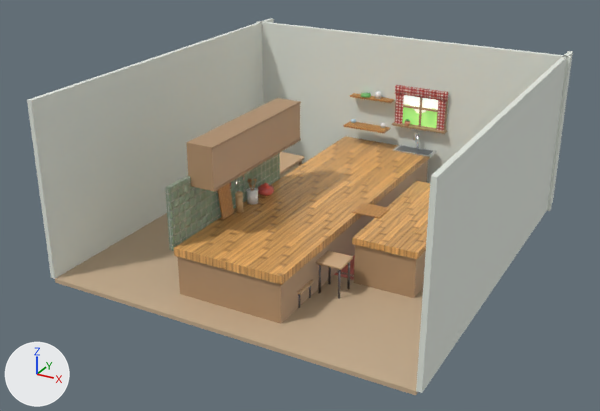
The glTF model assets/models/kitchen_environment.glb: old version first, new version second.
One viewpoint serves both versions: a 50 mm camera at (45.9, -88.7, 41.9) aimed at (-0.9, -3.7, -0.6). Every picture has the same lights, and +X, +Y and +Z are marked at lower left. The first picture is the older version. Vertices at exactly the same position are counted once.

Objects in the first picture: 'JoinedAsset'.
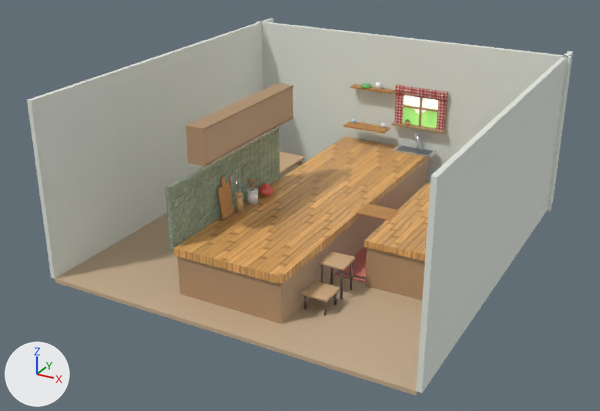
What differs and where, as boxes (x1, y1, x2, y2) in the pictures (600 x 411 px; the box of a moved part takes in the faces that stretch with it):
```json
{"part": 1, "of": "me_cube", "change": "moved or reshaped", "before": [352, 181, 430, 259], "after": [364, 183, 430, 261]}
{"part": 2, "of": "me_cube", "change": "moved or reshaped", "before": [354, 245, 426, 298], "after": [365, 248, 425, 300]}
{"part": 3, "of": "me_cube", "change": "moved or reshaped", "before": [186, 98, 300, 191], "after": [186, 83, 293, 166]}
{"part": 4, "of": "me_cube", "change": "moved or reshaped", "before": [334, 272, 354, 280], "after": [334, 271, 366, 282], "on screen": "mostly hidden"}
{"part": 5, "of": "me_cube", "change": "moved or reshaped", "before": [341, 255, 355, 275], "after": [338, 247, 367, 278], "on screen": "mostly hidden before"}
{"part": 6, "of": "me_cube", "change": "moved or reshaped", "before": [337, 271, 354, 277], "after": [337, 271, 366, 280], "on screen": "mostly hidden"}
{"part": 7, "of": "me_cube", "change": "moved or reshaped", "before": [352, 203, 390, 218], "after": [355, 203, 398, 220]}
{"part": 8, "of": "me_cube", "change": "moved or reshaped", "before": [350, 93, 394, 103], "after": [350, 84, 395, 94]}
{"part": 9, "of": "me_cube", "change": "moved or reshaped", "before": [298, 280, 313, 295], "after": [302, 281, 339, 302]}
{"part": 10, "of": "me_cube", "change": "moved or reshaped", "before": [298, 294, 300, 308], "after": [324, 302, 327, 315]}
{"part": 11, "of": "me_cube", "change": "moved or reshaped", "before": [309, 286, 311, 298], "after": [334, 293, 337, 305]}
{"part": 12, "of": "me_cube", "change": "moved or reshaped", "before": [214, 138, 301, 192], "after": [205, 117, 294, 167]}
{"part": 13, "of": "me_cube", "change": "moved or reshaped", "before": [212, 101, 301, 150], "after": [203, 85, 294, 131]}
{"part": 14, "of": "me_cube", "change": "moved or reshaped", "before": [361, 93, 371, 98], "after": [361, 84, 371, 88]}
{"part": 15, "of": "me_cube", "change": "moved or reshaped", "before": [375, 91, 381, 99], "after": [375, 82, 382, 90]}
```

Scene script edits in JSON lines:
```json
{"block": "me_cube", "where": "me_cube.from_pydata(...)  # 10108 vertices, 19828 faces; spans x -23.0..25.0, y -26.0..26.0, z -6.5..16.0"}
{"block": "me_cube", "where": "# used by ob_joinedasset; location = (0.0, 0.0, 0.0)"}
{"block": "me_cube", "change": "me_cube part 1: the loose piece of 8 vertices spanning x 9.5..17.5, y -10.0..10.0, z -0.8..0.0 is moved by (1.5, 0.0, 0.0)"}
{"block": "me_cube", "change": "me_cube part 2: the loose piece of 8 vertices spanning x 9.7..17.3, y -9.7..9.7, z -6.0..-0.8 is moved by (1.5, 0.0, 0.0)"}
{"block": "me_cube", "change": "me_cube part 3: the loose piece of 8 vertices spanning x -7.4..-4.0, y -18.0..2.0, z 6.0..11.2 is scaled about its middle by (0.676, 1, 0.846), then moved by (-0.5, 0.0, 2.4)"}
{"block": "me_cube", "change": "me_cube part 4: the loose piece of 8 vertices spanning x 3.0..10.0, y -9.0..17.0, z -6.0..-5.9 is moved by (2.5, 0.0, 0.0)"}
{"block": "me_cube", "change": "me_cube part 5: the loose piece of 8 vertices spanning x 3.8..9.2, y -8.0..16.0, z -6.0..-5.9 is moved by (2.5, 0.0, 0.0)"}
{"block": "me_cube", "change": "me_cube part 6: the loose piece of 8 vertices spanning x 3.4..9.6, y -8.5..16.5, z -6.0..-5.9 is moved by (2.5, 0.0, 0.0)"}
{"block": "me_cube", "change": "me_cube part 7: the loose piece of 56 vertices spanning x 6.3..10.1, y -3.6..-0.4, z 0.0..0.1 is scaled about its middle by (1.16, 1, 1), then moved by (0.8, 0.0, 0.0)"}
{"block": "me_cube", "change": "me_cube part 8: the loose piece of 8 vertices spanning x -5.9..0.7, y 21.0..22.4, z 6.7..6.9 is moved by (0.0, 0.0, 1.4)"}
{"block": "me_cube", "change": "me_cube part 9: the loose piece of 56 vertices spanning x 3.9..7.1, y -18.1..-14.9, z -4.2..-3.8 is moved by (3.3, 0.0, 0.0)"}
{"block": "me_cube", "change": "me_cube part 10: the loose piece of 32 vertices spanning x 6.6..6.9, y -17.9..-17.6, z -6.0..-4.1 is moved by (3.3, 0.0, 0.0)"}
{"block": "me_cube", "change": "me_cube part 11: the loose piece of 32 vertices spanning x 6.6..6.9, y -15.4..-15.1, z -6.0..-4.1 is moved by (3.3, 0.0, 0.0)"}
{"block": "me_cube", "change": "me_cube part 12: the loose piece of 8 vertices spanning x -4.0..-3.9, y -18.0..2.0, z 6.0..6.2 is moved by (-1.0, 0.0, 2.8)"}
{"block": "me_cube", "change": "me_cube part 13: the loose piece of 8 vertices spanning x -4.0..-3.9, y -18.0..2.0, z 11.0..11.2 is moved by (-1.0, 0.0, 2.0)"}
{"block": "me_cube", "change": "me_cube part 14: the loose piece of 56 vertices spanning x -4.3..-2.8, y 20.9..22.4, z 6.9..7.3 is moved by (0.0, 0.0, 1.4)"}
{"block": "me_cube", "change": "me_cube part 15: the loose piece of 56 vertices spanning x -2.0..-1.2, y 21.2..22.1, z 6.9..7.9 is moved by (0.0, 0.0, 1.4)"}
```
